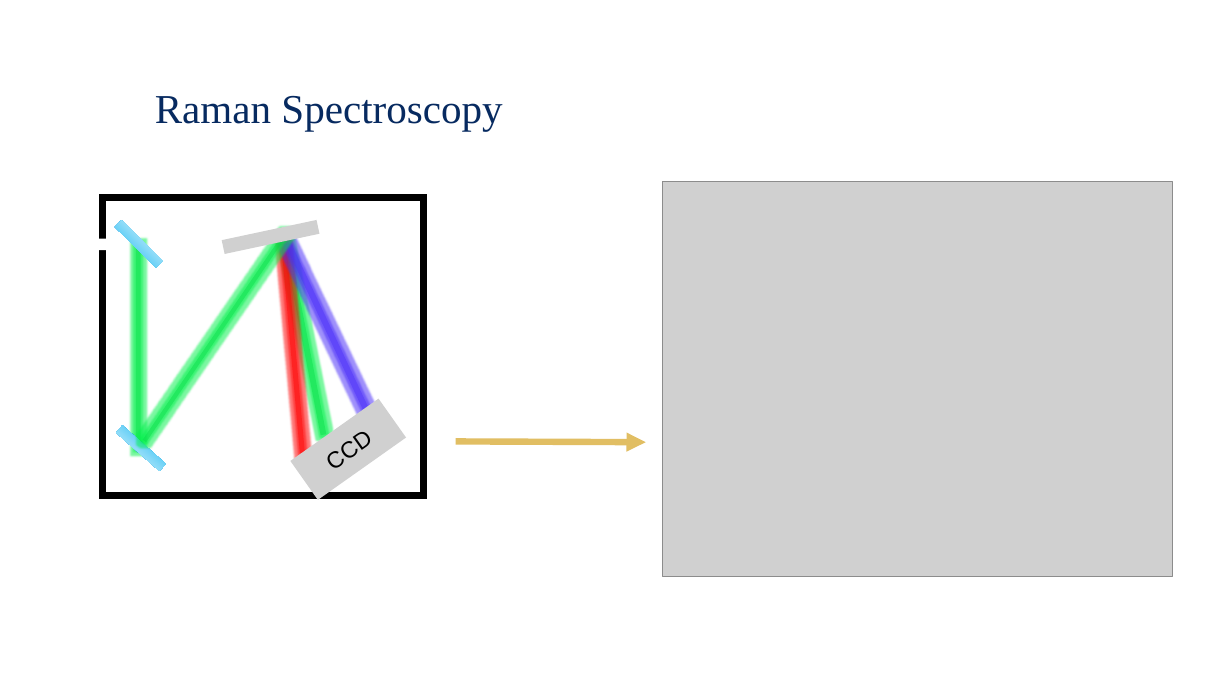
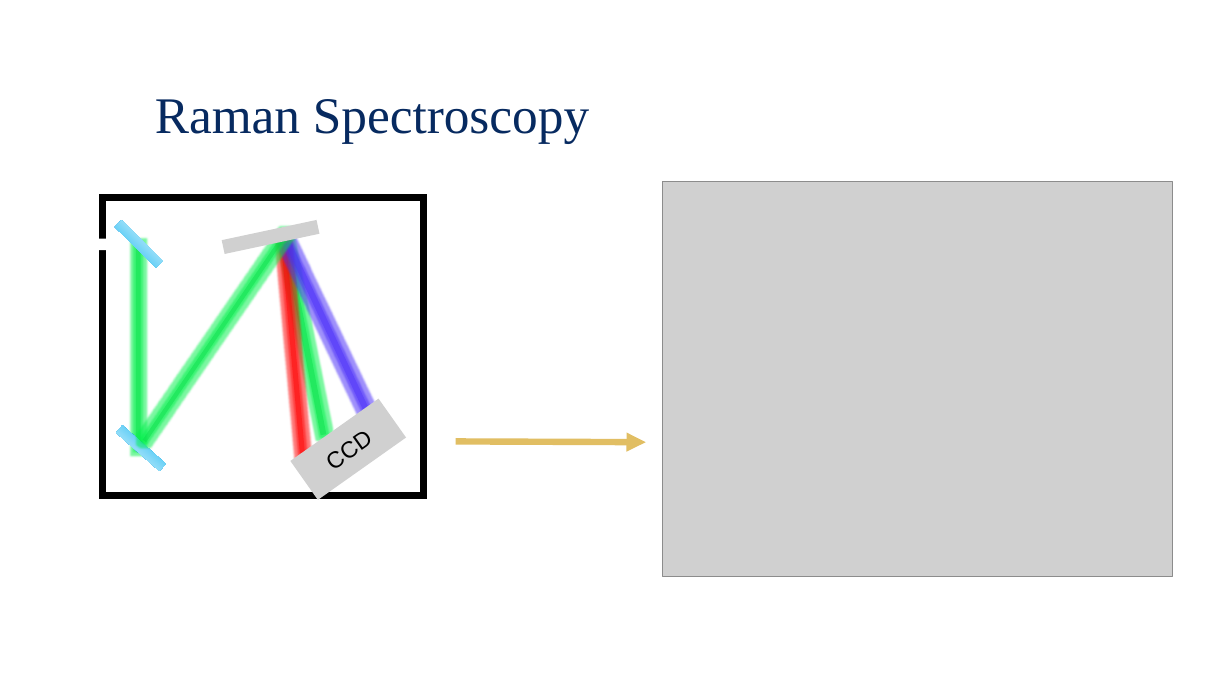
Before and after one commit to Waterbird20/APL2, a slide deck: slide 4 of Raman_Final Presentation.pptx. Drawn at 1232x693 pixels with LibreOffice and Linux fonts; fonts in the diff are those of the drawing; grey boxes stand for pictures; background and template pictures are left out. Boxes give left, top, right and bottom in pixels: in the first picture for what was removed or moved away, otherwise in the second. Text is boxed around its words. In the diff, an @@ line names an element or a change of style, - is before the commit and + after.

```diff
--- a/Raman_Final Presentation.pptx
+++ b/Raman_Final Presentation.pptx
@@ text "Raman Spectroscopy" at <box>155,99,589,143</box>: size 32 to 40 pt @@
```
Also in this commit, not shown: 8 other slides changed, 4 slides added, 2 slides removed, 2 other files.
